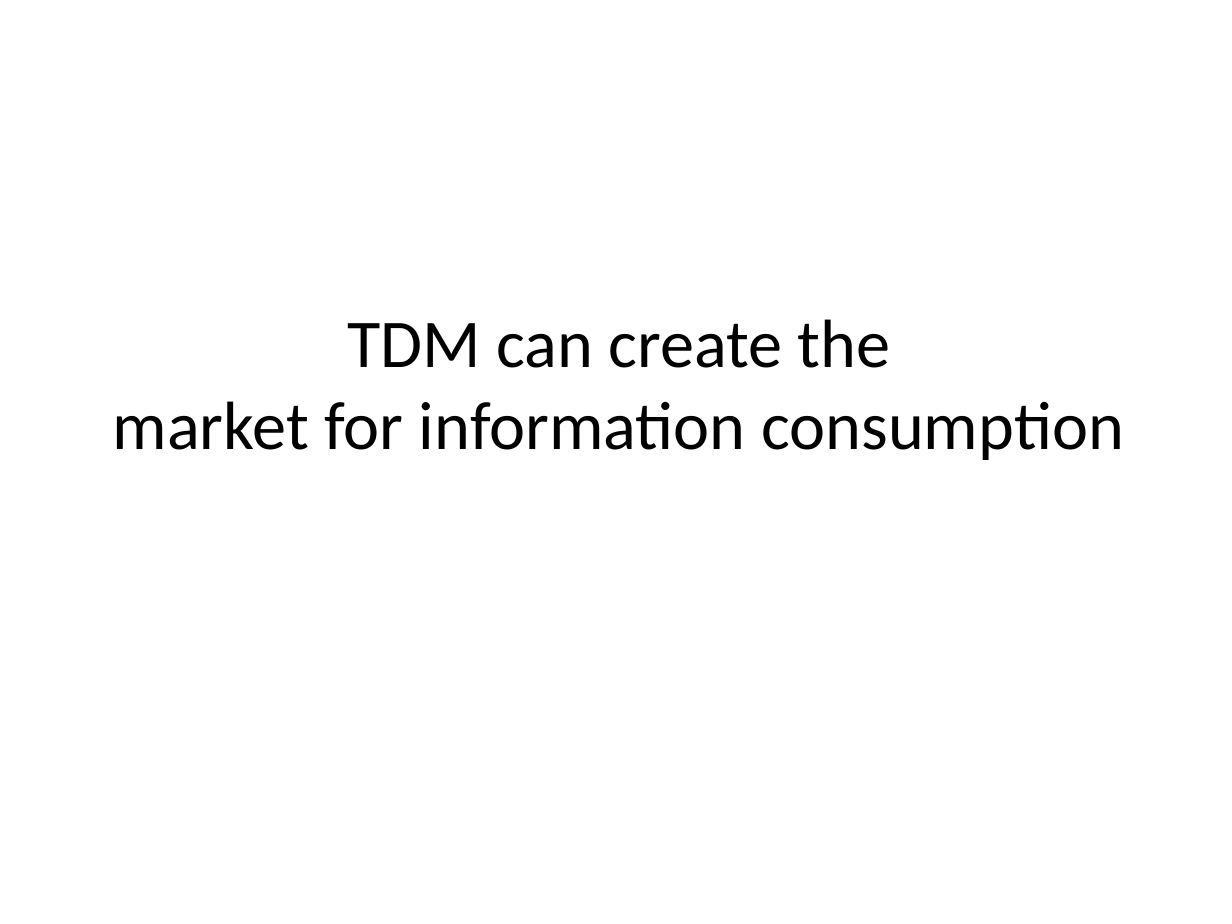
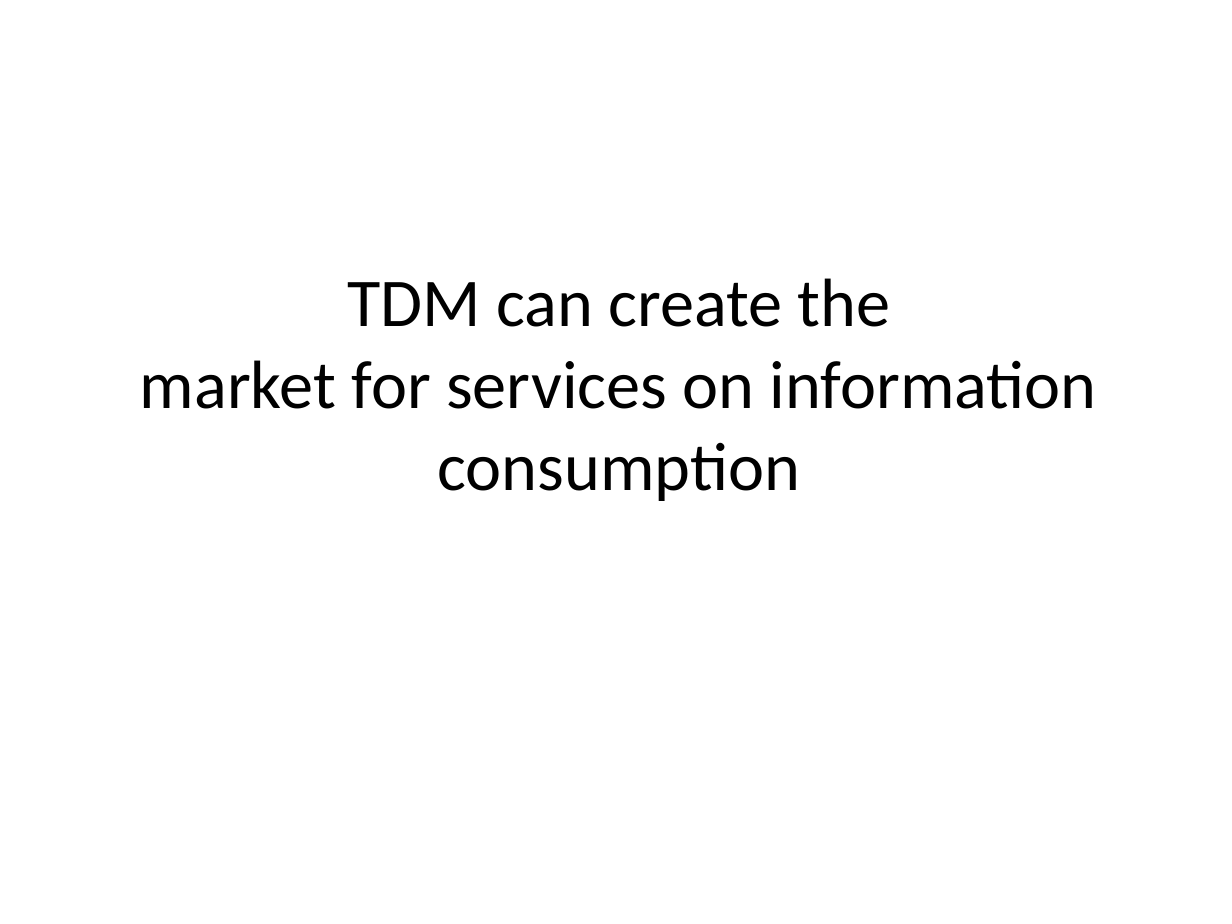
Before and after one commit to chartgerink/talks, a slide deck: slide 34 of 2016_2017/20170621tdm-ep/presentation.odp. Drawn at 1232x924 pixels with LibreOffice and Linux fonts; fonts in the diff are those of the drawing. Boxes give left, top, right and bottom in pixels: in the first picture for what was removed or moved away, otherwise in the second. Text is boxed around its words. In the diff, an @@ line names an element or a change of style, - is before the commit and + after.

```diff
--- a/2016_2017/20170621tdm-ep/presentation.odp
+++ b/2016_2017/20170621tdm-ep/presentation.odp
@@ title at <box>140,278,1097,501</box>: text changed @@
-TDM can create the
-market for information consumption
+TDM can create the
+market for services on information consumption
```
Also in this commit, not shown: 3 other slides changed, 1 slide added, 2 slides removed, 2 other files.
